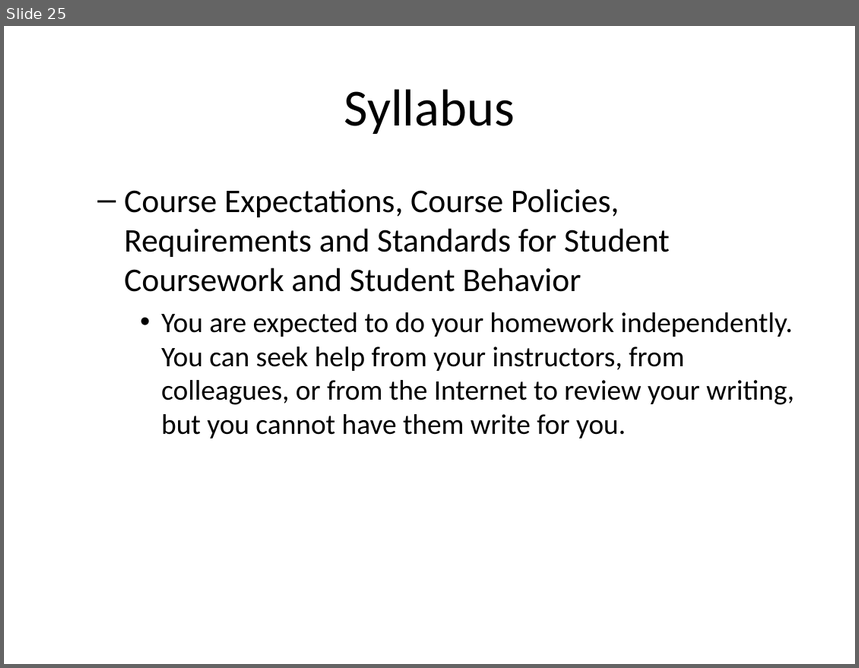
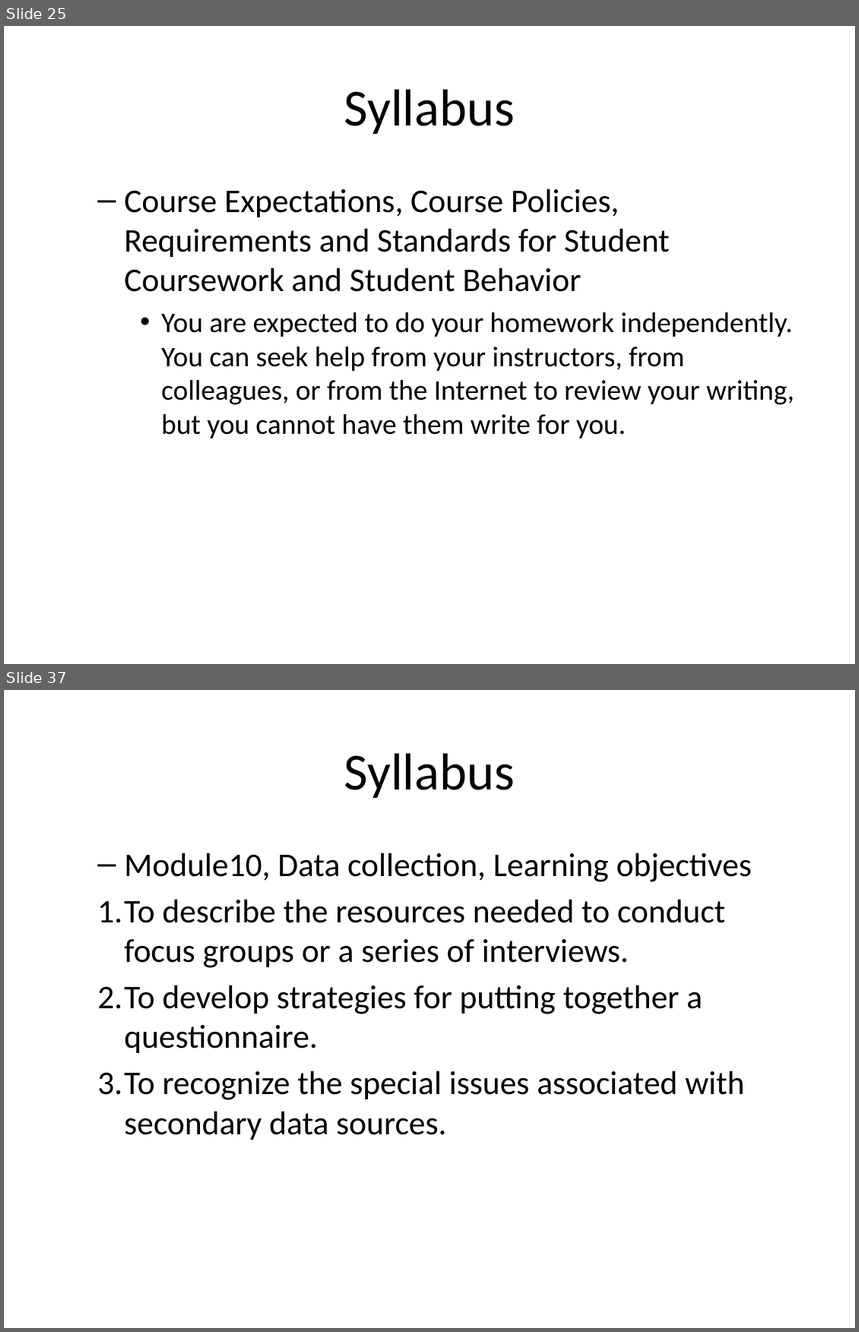
Before and after one commit to pmean/classes, a slide deck: clinical-research-methodology/src/video00-overview.pptx. Shown one above the other, each under a label of ours: slide 25 before the commit, slides 25 and 37 after it; the slides between them are not shown. The pictures are 859x668 and 859x1332 pixels, drawn with LibreOffice and Linux fonts; fonts in the diff are those of the drawing. Boxes give left, top, right and bottom in pixels: in the first picture for what was removed or moved away, otherwise in the second. Text is boxed around its words. In the diff, an @@ line names an element or a change of style, - is before the commit and + after.

```diff
--- a/clinical-research-methodology/src/video00-overview.pptx
+++ b/clinical-research-methodology/src/video00-overview.pptx
@@ slide 37 added at box(4, 690, 855, 1328), background #FFFFFF @@
@@ title added at box(344, 753, 515, 798), 44 pt, text #000000 @@
+Syllabus
@@ text added at box(97, 853, 752, 1140), 28 pt, text #000000 @@
+  – Module10, Data collection, Learning objectives
+  1. To describe the resources needed to conduct focus groups or a series of interviews.
+  2. To develop strategies for putting together a questionnaire.
+  3. To recognize the special issues associated with secondary data sources.
```
Also in this commit, not shown: 9 slides changed, 21 other slides added, 1 slide removed, 2 other files.
